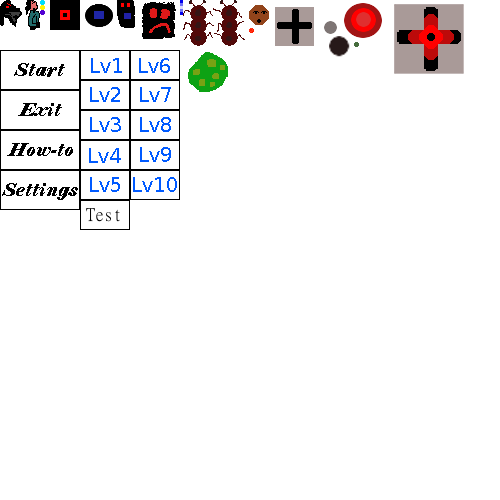
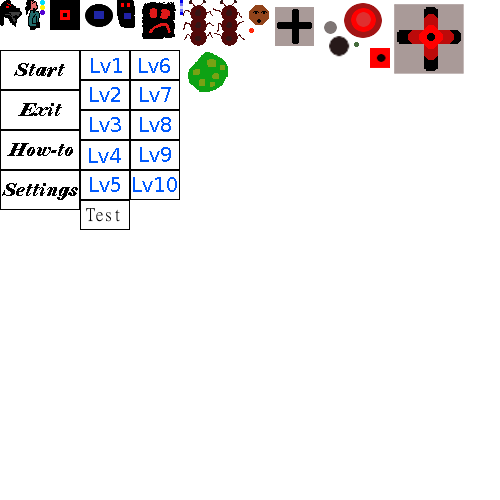
Two versions of the same layered image (500x500). Layer-by-layer changes:
added layer "Transformation" above "FirstSpriteSheet.png" over [370, 48, 390, 68]
